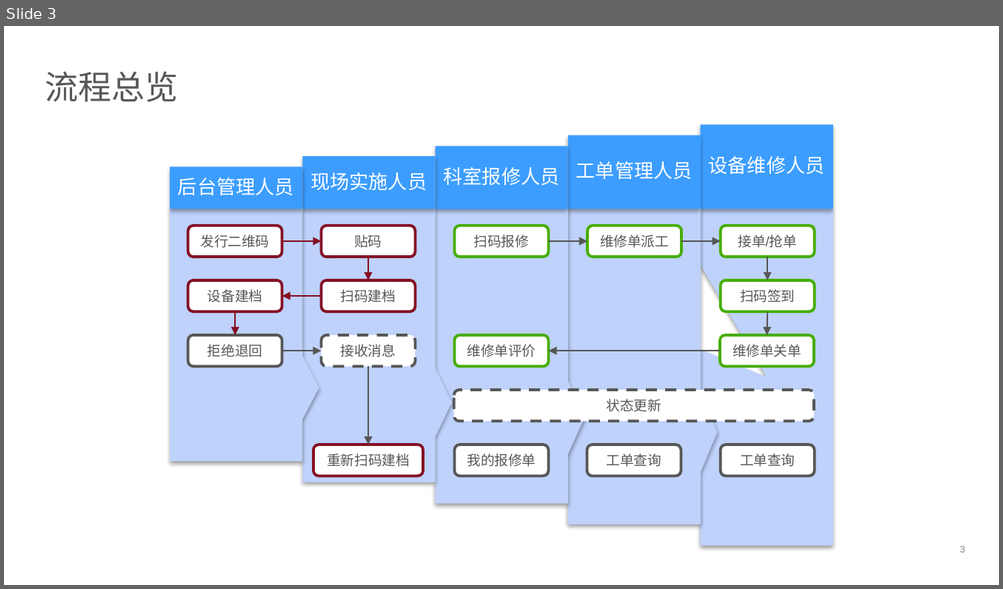
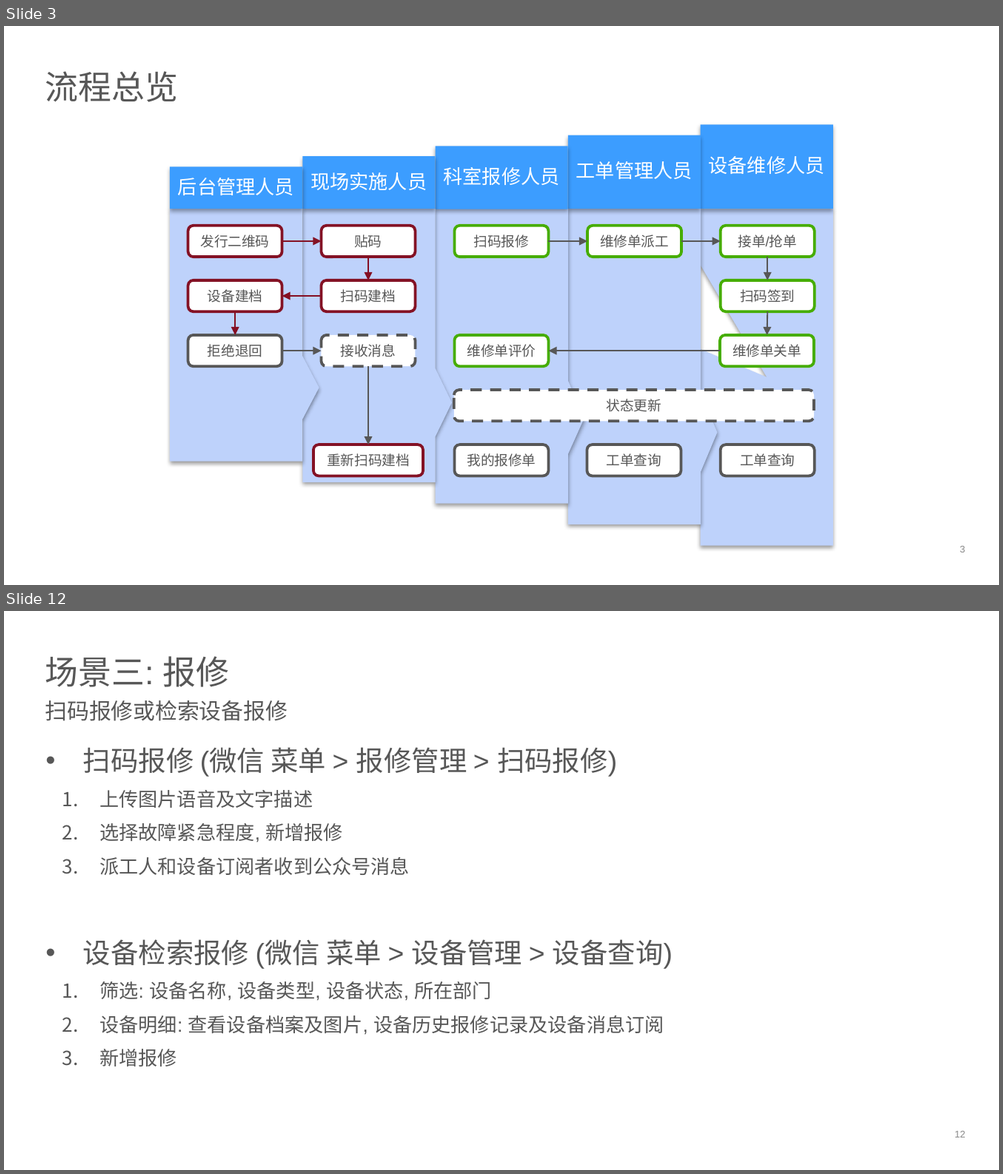
Before and after one commit to devhotmail/APMHome, a slide deck: Document/APM_userstories.pptx. Shown one above the other, each under a label of ours: slide 3 before the commit, slides 3 and 12 after it; the slides between them are not shown. The pictures are 1003x589 and 1003x1174 pixels, drawn with LibreOffice and Linux fonts; fonts in the diff are those of the drawing; background and template pictures are left out. Boxes give left, top, right and bottom in pixels: in the first picture for what was removed or moved away, otherwise in the second. Text is boxed around its words. In the diff, an @@ line names an element or a change of style, - is before the commit and + after.

```diff
--- a/Document/APM_userstories.pptx
+++ b/Document/APM_userstories.pptx
@@ slide 12 added at (4,611,999,1170), background #FFFFFF @@
@@ title added at (45,656,230,687), 24 pt, text #575757 @@
+场景三: 报修
@@ text added at (45,701,287,721), 16 pt, text #575757 @@
+扫码报修或检索设备报修
@@ text added at (83,747,672,1067), 14 pt, text #575757 @@
+• 扫码报修 (微信 菜单 > 报修管理 > 扫码报修)
+  1. 上传图片语音及文字描述
+  2. 选择故障紧急程度, 新增报修
+  3. 派工人和设备订阅者收到公众号消息
+• 设备检索报修 (微信 菜单 > 设备管理 > 设备查询)
+  1. 筛选: 设备名称, 设备类型, 设备状态, 所在部门
+  2. 设备明细: 查看设备档案及图片, 设备历史报修记录及设备消息订阅
+  3. 新增报修
@@ page number added at (954,1131,965,1138), 7 pt, text #898989 @@
+12
```
Also in this commit, not shown: 7 slides changed, 5 other slides added.
